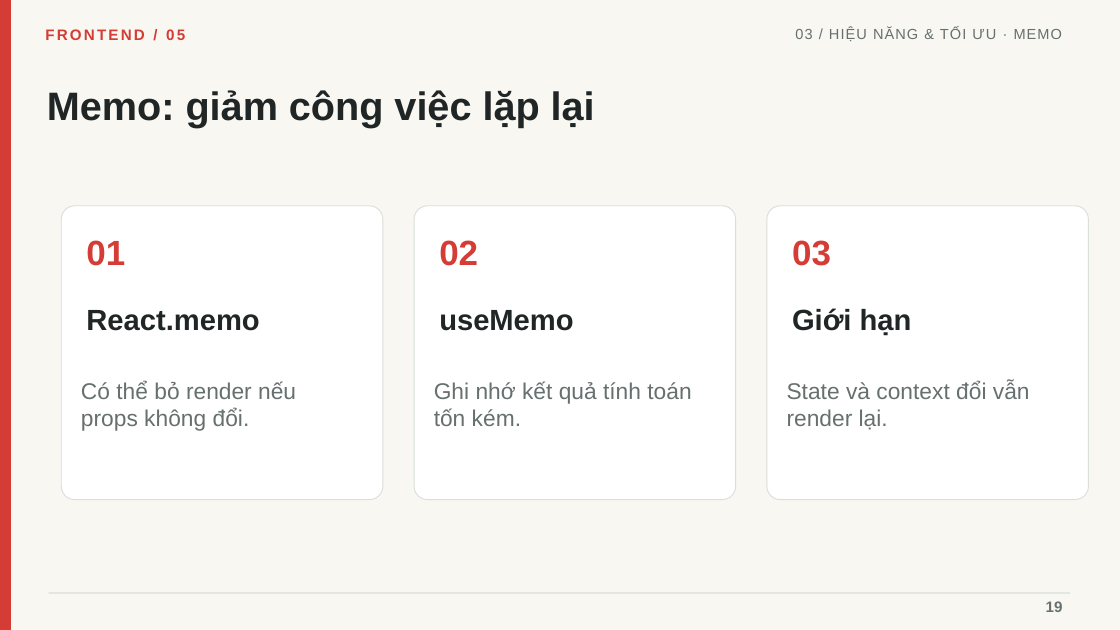
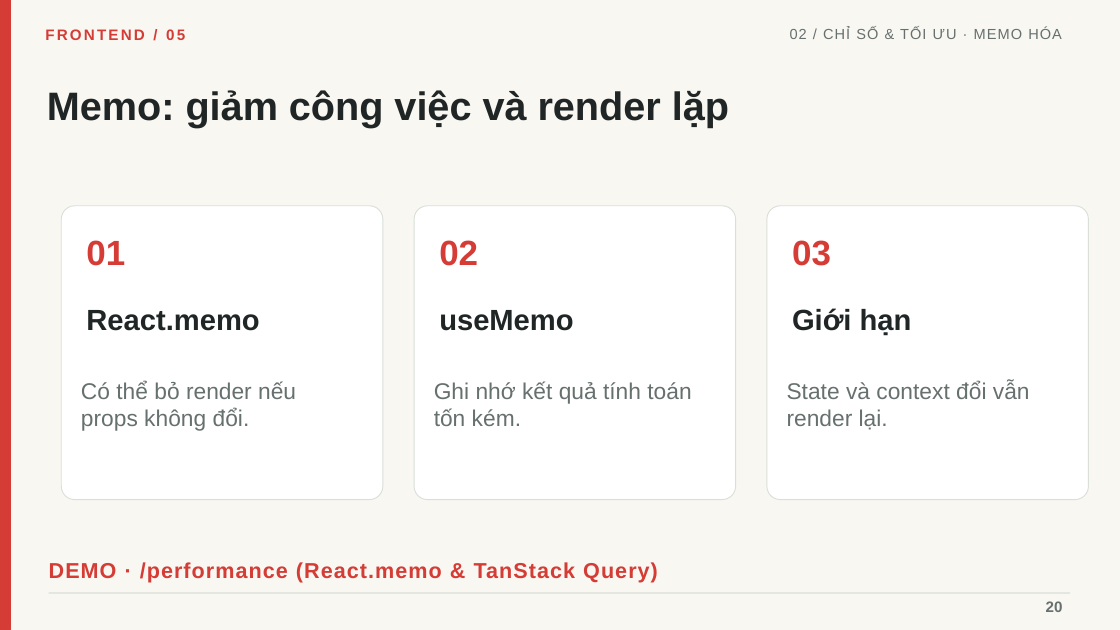
Before and after one commit to linhtn-spec/seminar-nextjs, a slide deck: slide 20 of Seminar_05_Frontend_Roadmap_Tieng_Viet_Da_Chinh_Sua.pptx (slide 19 before the commit). Drawn at 1120x630 pixels with LibreOffice and Linux fonts; fonts in the diff are those of the drawing. Boxes give left, top, right and bottom in pixels: in the first picture for what was removed or moved away, otherwise in the second. Text is boxed around its words. In the diff, an @@ line names an element or a change of style, - is before the commit and + after.

```diff
--- a/Seminar_05_Frontend_Roadmap_Tieng_Viet_Da_Chinh_Sua.pptx
+++ b/Seminar_05_Frontend_Roadmap_Tieng_Viet_Da_Chinh_Sua.pptx
@@ text at (790, 28, 1062, 39): text changed @@
-03 / HIỆU NĂNG & TỐI ƯU · MEMO
+02 / CHỈ SỐ & TỐI ƯU · MEMO HÓA
@@ text at (47, 90, 729, 128): text changed @@
-Memo: giảm công việc lặp lại
+Memo: giảm công việc và render lặp
@@ text added at (49, 562, 658, 583), 18.5 pt, text #D43C35, bold @@
+DEMO · /performance (React.memo & TanStack Query)
@@ text at (1046, 601, 1063, 612): text changed @@
-19
+20
```
Also in this commit, not shown: 19 other slides changed, 8 slides added, 7 slides removed, 25 other files.
